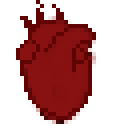
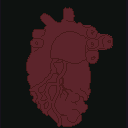
Before/after of a 128x128 layered artwork. What changed in the layer stack:
renamed "base_color" to "Ebene 3", hid it, moved it above "Ebene 2", painted on it over [0, 0, 128, 128]
renamed "bg" to "Ebene 2", hid it, moved it above "Ebene 6", painted on it over [16, 0, 116, 124]
renamed "wires" to "Ebene 6", showed it, painted on it over [0, 0, 128, 128]
renamed "base" to "Ebene 1", moved it above "Ebene 4", painted on it over [16, 7, 115, 128]
renamed "sketch_outline_color" to "Ebene 4", hid it, moved it above "Ebene 5", painted on it over [0, 0, 128, 128]
renamed "outline" to "Ebene 5", painted on it over [16, 0, 113, 126]
renamed "wires_light" to "Hintergrund", moved it below "Ebene 5", painted on it over [0, 0, 128, 128]
removed layer "wires_dark" over [0, 0, 128, 128]
